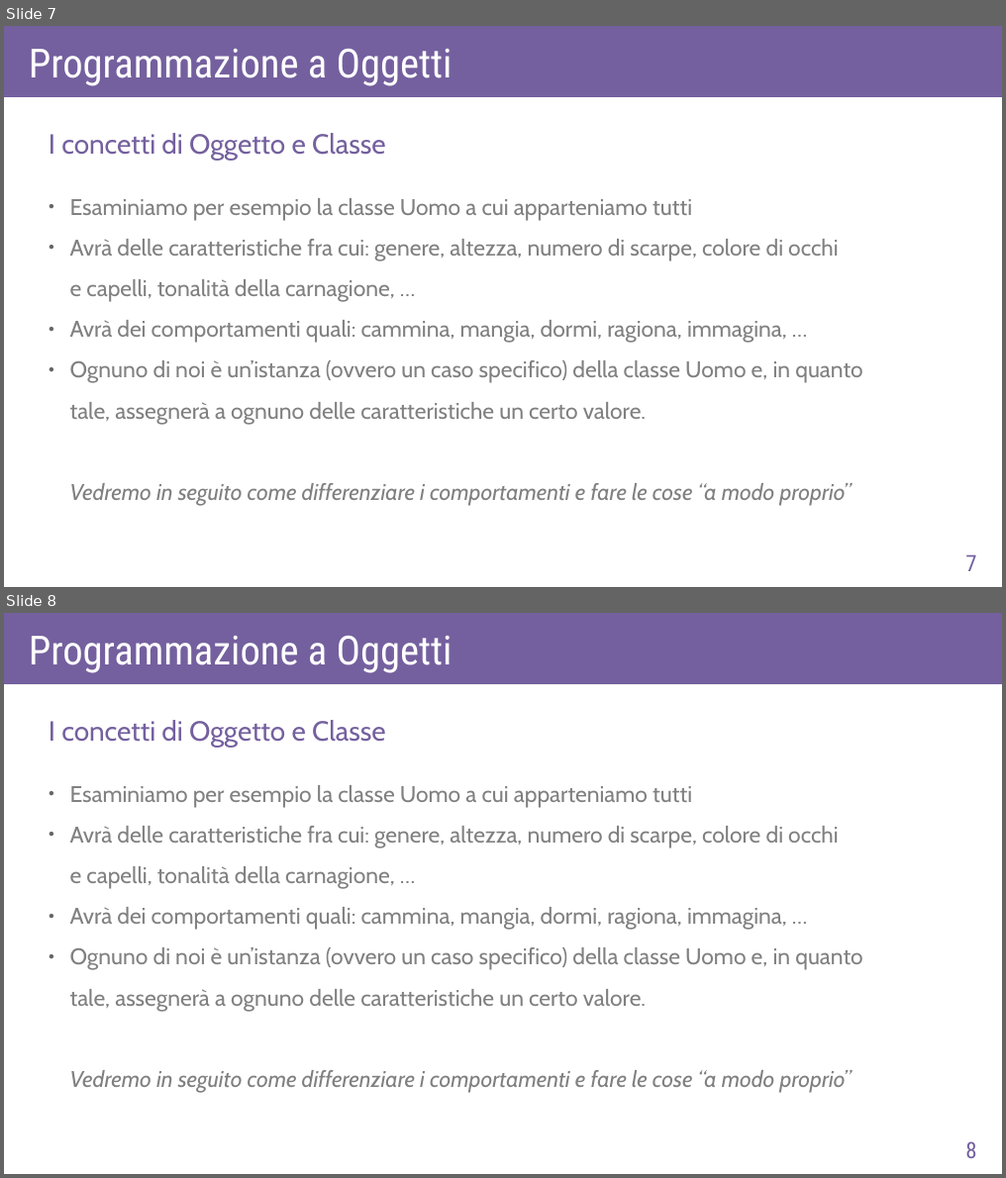
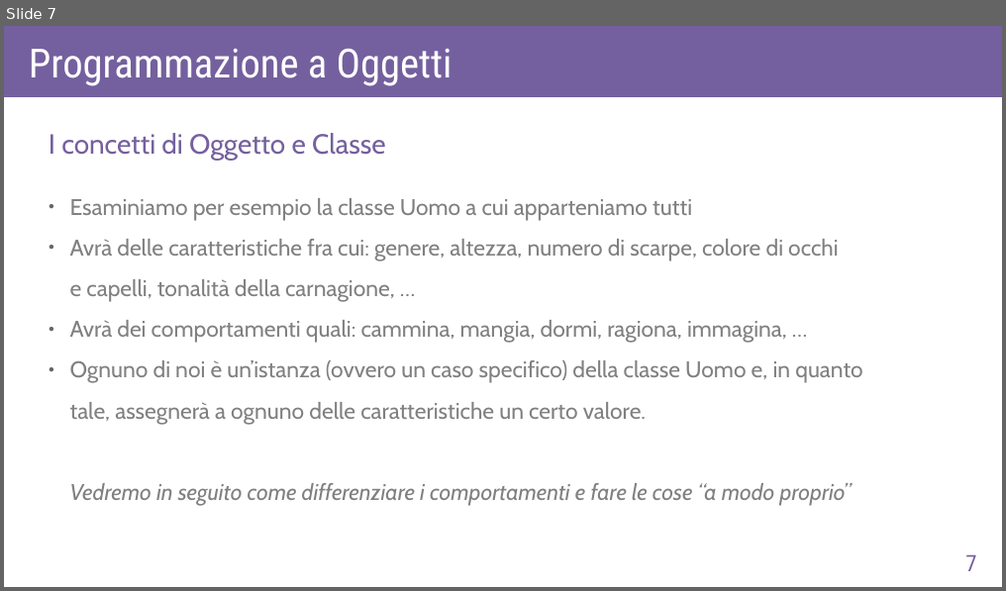
Before and after one commit to AlexF1789/corsoPHP, a slide deck: slide_odp/lezA1.odp. Shown one above the other, each under a label of ours: slides 7 and 8 before the commit, slide 7 after it. The pictures are 1006x1178 and 1006x591 pixels, drawn with LibreOffice and Linux fonts; fonts in the diff are those of the drawing. Boxes give left, top, right and bottom in pixels: in the first picture for what was removed or moved away, otherwise in the second. Text is boxed around its words. In the diff, an @@ line names an element or a change of style, - is before the commit and + after.

```diff
--- a/slide_odp/lezA1.odp
+++ b/slide_odp/lezA1.odp
@@ slide 8 removed at box(4, 613, 1002, 1174), background #FFFFFF @@
@@ rectangle removed at box(4, 613, 1002, 684) @@
@@ text removed at box(29, 636, 452, 673) @@
-Programmazione a Oggetti
@@ text removed at box(49, 720, 386, 747) @@
-I concetti di Oggetto e Classe
@@ text removed at box(70, 785, 862, 1093) @@
-● Esaminiamo per esempio la classe Uomo a cui apparteniamo tutti
-● Avrà delle caratteristiche fra cui: genere, altezza, numero di scarpe, colore di occhi
-  e capelli, tonalità della carnagione, …
-● Avrà dei comportamenti quali: cammina, mangia, dormi, ragiona, immagina, …
-● Ognuno di noi è un’istanza (ovvero un caso specifico) della classe Uomo e, in quanto
-  tale, assegnerà a ognuno delle caratteristiche un certo valore.
-  Vedremo in seguito come differenziare i comportamenti e fare le cose “a modo proprio”
@@ page number removed at box(965, 1142, 976, 1158) @@
-8
```
Also in this commit, not shown: 1 slide changed, 2 slides added, 2 other files.
